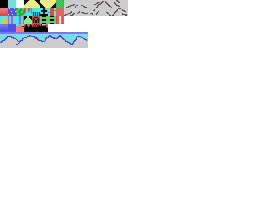
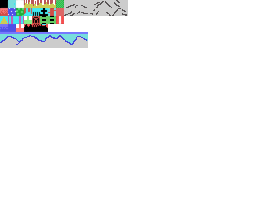
Layers edited between the first and the second 256px x 212px image:
painted on "Capa 3" over <box>16,0,56,28</box>
removed layer "Capa 1" over <box>16,0,56,28</box>
